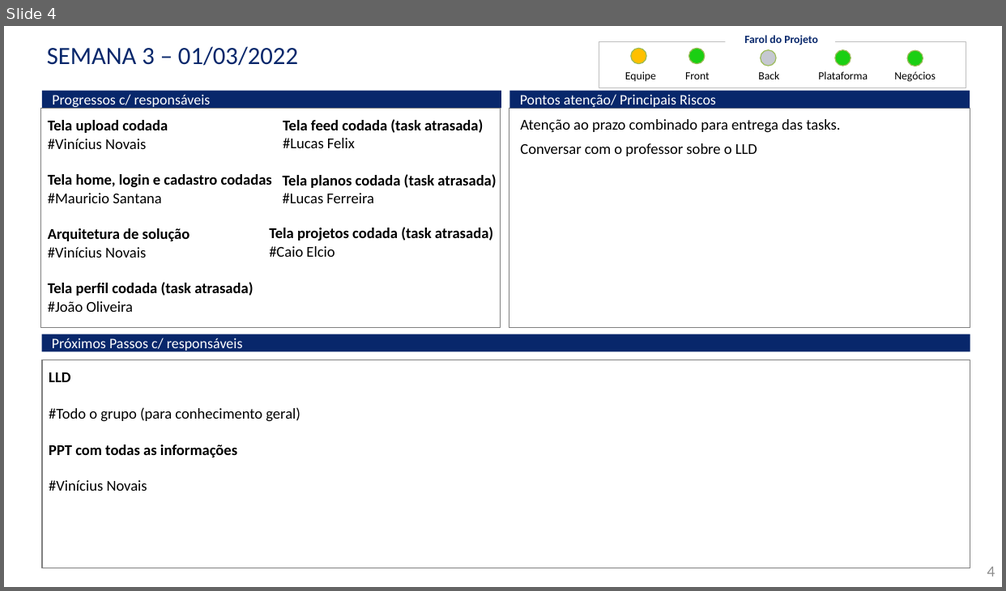
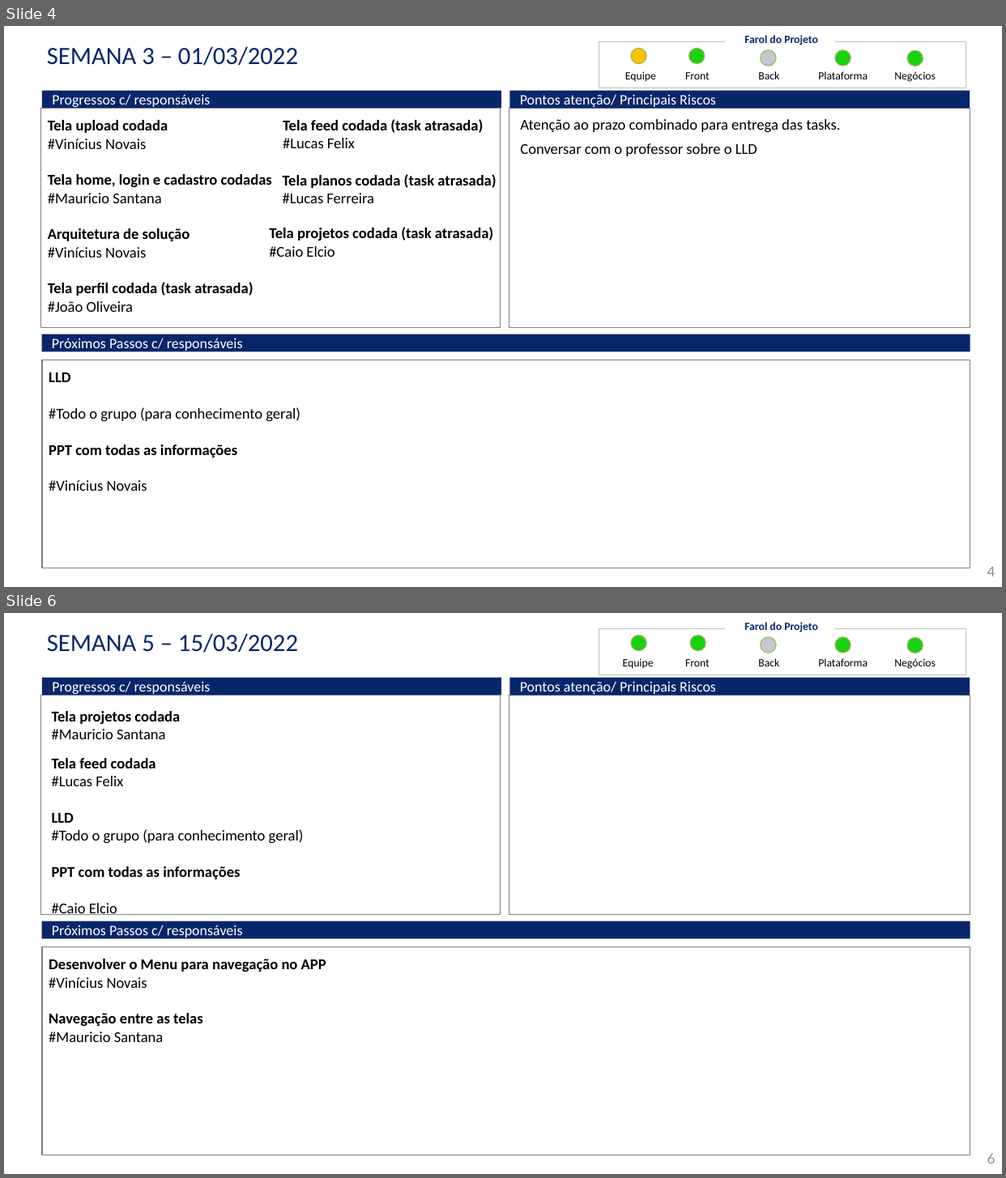
Before and after one commit to Caio-Elcio/2WORK-Mobile, a slide deck: Documentos/Status Report/StatusReport.pptx. Shown one above the other, each under a label of ours: slide 4 before the commit, slides 4 and 6 after it; the slides between them are not shown. The pictures are 1006x591 and 1006x1178 pixels, drawn with LibreOffice and Linux fonts; fonts in the diff are those of the drawing. Boxes give left, top, right and bottom in pixels: in the first picture for what was removed or moved away, otherwise in the second. Text is boxed around its words. In the diff, an @@ line names an element or a change of style, - is before the commit and + after.

```diff
--- a/Documentos/Status Report/StatusReport.pptx
+++ b/Documentos/Status Report/StatusReport.pptx
@@ slide 6 added at (4, 613, 1002, 1174), background #FFFFFF @@
@@ title added at (47, 633, 298, 653), 26.5 pt, text #08276B @@
+SEMANA 5 – 15/03/2022
@@ rectangle added at (599, 628, 966, 675), outline #BFBFBF 0.5 pt @@
@@ ellipse added at (631, 636, 646, 651), fill #1BCF13, outline #9BBB59 1 pt @@
@@ ellipse added at (690, 636, 706, 651), fill #1BCF13, outline #9BBB59 1 pt @@
@@ text added at (744, 622, 818, 632), 11.8 pt, text #08276B, bold @@
+Farol do Projeto
@@ ellipse added at (761, 636, 776, 653), fill #C5C8D1, outline #9BBB59 1 pt @@
@@ ellipse added at (835, 636, 850, 653), fill #1BCF13, outline #9BBB59 1 pt @@
@@ text added at (623, 658, 654, 669), 11.8 pt, text #000000 @@
+Equipe
@@ text added at (685, 659, 710, 666), 11.8 pt, text #000000 @@
+Front
@@ text added at (758, 658, 779, 666), 11.8 pt, text #000000 @@
+Back
@@ text added at (818, 658, 867, 666), 11.8 pt, text #000000 @@
+Plataforma
@@ text added at (894, 658, 936, 669), 11.8 pt, text #000000 @@
+Negócios
@@ ellipse added at (908, 637, 923, 653), fill #1BCF13, outline #9BBB59 1 pt @@
@@ rectangle added at (42, 678, 501, 695), fill #08276B, 15.4 pt, text #FFFFFF @@
+Progressos c/ responsáveis
@@ rectangle added at (509, 678, 970, 695), fill #08276B, 15.4 pt, text #FFFFFF @@
+Pontos atenção/ Principais Riscos
@@ rectangle added at (40, 695, 501, 915), outline #808080 1 pt @@
@@ rectangle added at (509, 695, 970, 915), outline #808080 1 pt @@
@@ text added at (52, 711, 180, 739), 16 pt, text #000000, bold @@
+Tela projetos codada
+#Mauricio Santana
@@ text added at (52, 758, 304, 915), 16 pt, text #000000 @@
+  Tela feed codada
+  #Lucas Felix
+  LLD
+  #Todo o grupo (para conhecimento geral)
+  PPT com todas as informações
+  #Caio Elcio
@@ rectangle added at (42, 921, 970, 939), fill #08276B, 15.4 pt, text #FFFFFF @@
+Próximos Passos c/ responsáveis
@@ rectangle added at (42, 947, 970, 1156), outline #808080 1 pt, 16 pt, text #000000, bold @@
+  Desenvolver o Menu para navegação no APP
+  #Vinícius Novais
+  Navegação entre as telas
+  #Mauricio Santana
@@ page number added at (987, 1154, 995, 1164), 14.7 pt, text #8C8C8C @@
+6
```
Also in this commit, not shown: 1 slide changed, 2 other files.
